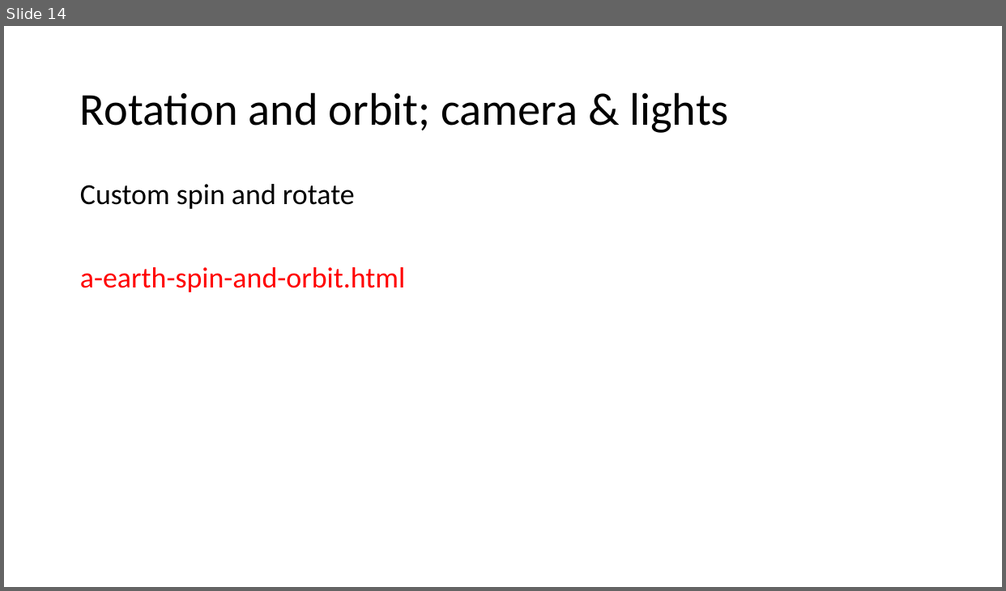
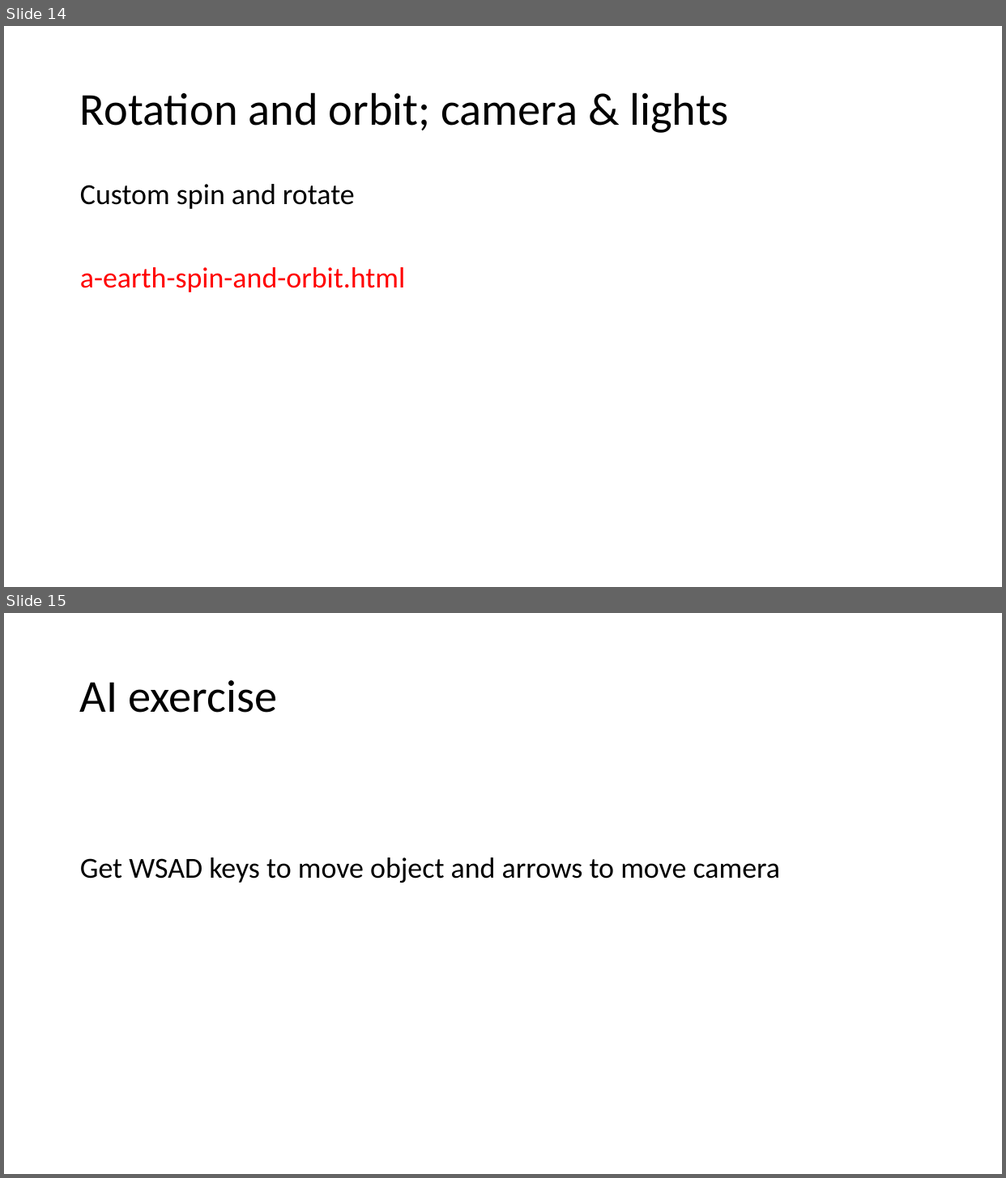
Before and after one commit to wonder-phil/wonder-phil.github.io, a slide deck: p06/A-frame-camera-lights.pptx. Shown one above the other, each under a label of ours: slide 14 before the commit, slides 14 and 15 after it. The pictures are 1006x591 and 1006x1178 pixels, drawn with LibreOffice and Linux fonts; fonts in the diff are those of the drawing. Boxes give left, top, right and bottom in pixels: in the first picture for what was removed or moved away, otherwise in the second. Text is boxed around its words. In the diff, an @@ line names an element or a change of style, - is before the commit and + after.

```diff
--- a/p06/A-frame-camera-lights.pptx
+++ b/p06/A-frame-camera-lights.pptx
@@ slide 15 added at (4, 613, 1002, 1174), background #FFFFFF @@
@@ title added at (80, 680, 278, 713), 44 pt, text #000000 @@
+AI exercise
@@ text added at (80, 858, 781, 883), 28 pt, text #000000 @@
+Get WSAD keys to move object and arrows to move camera
```
Also in this commit, not shown: 11 other files.
